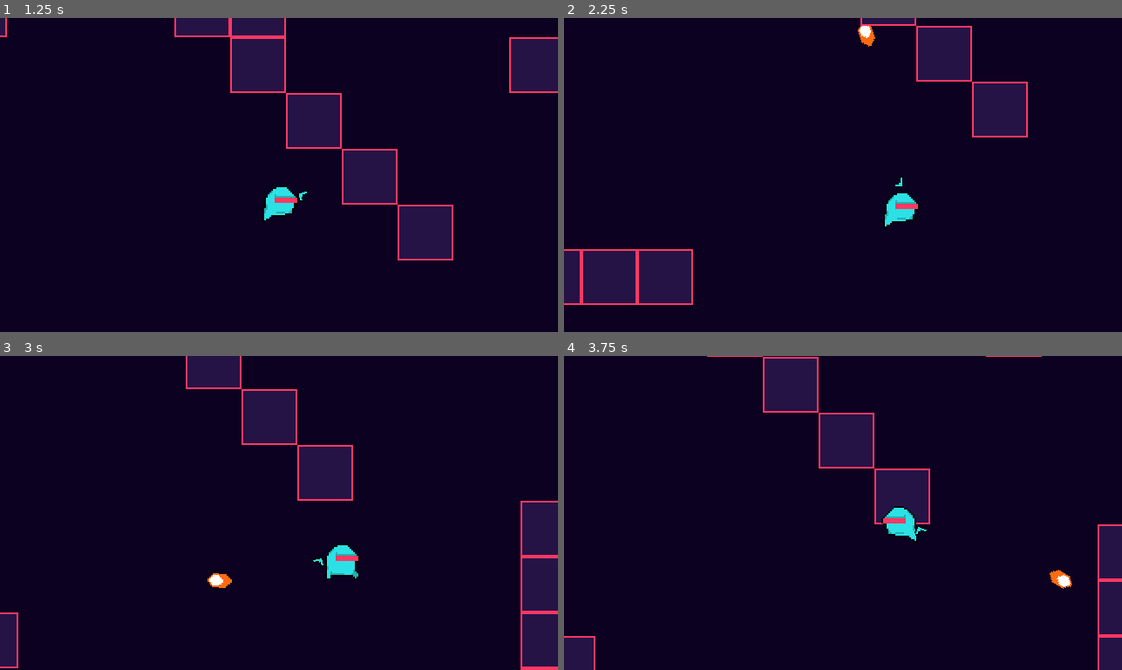
Above: before the commit, frames 1-4 (two rows, left to right).
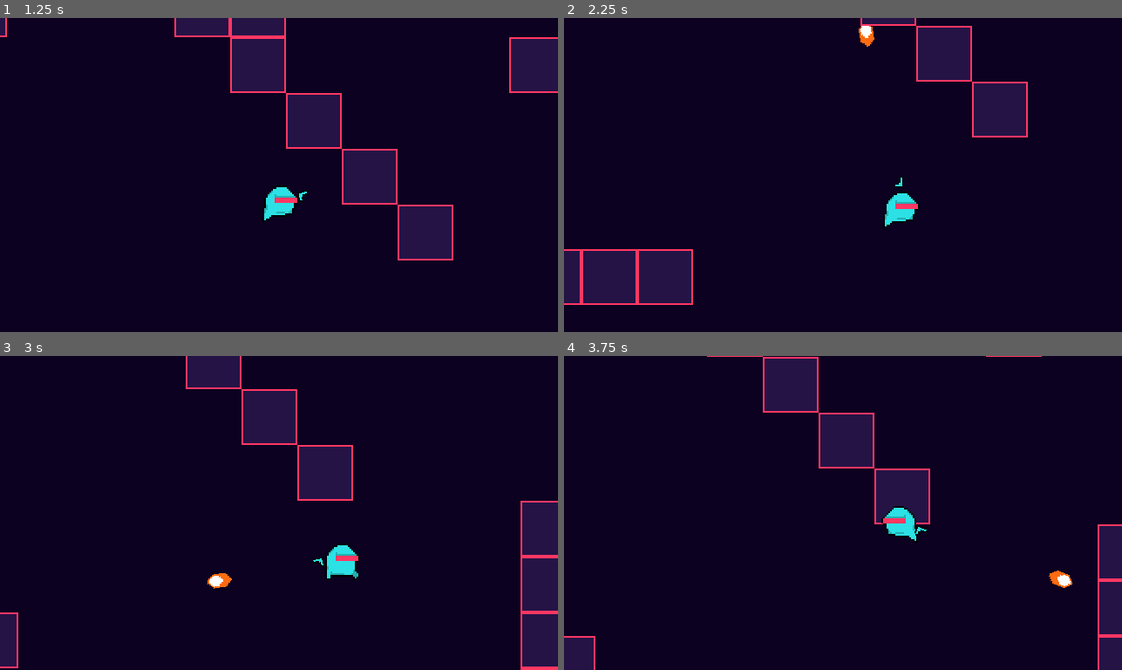
Above: after the commit, the same moments.

Repository: GregCK/RetroGun
Game: Godot game, scene res://World.tscn
Same seed, same stepped clock (60 frames per second), same inputs: the game is played once before the commit and once after it.
Inputs (mouse positions are in pixels of both pictures, inside the frame that each line leads up to):
- Up to frame 1 (1.25 s): move the mouse to (401, 159) at 0.52 s; press the mouse at (401, 159) at 0.53 s; hold D (right) from 0.53 s (still down)
- Up to frame 2 (2.25 s): move the mouse to (731, 190) at 1.27 s; release D (right) at 1.28 s; release the mouse at (731, 190) at 1.28 s; hold S (down) 1.28-2.03 s; click (731, 190) at 1.35 s; move the mouse to (898, 105) at 2.02 s; press the mouse at (898, 105) at 2.03 s; hold D (right) from 2.03 s (still down)
- Up to frame 3 (3 s): move the mouse to (251, 575) at 2.77 s; release D (right) at 2.78 s; release the mouse at (251, 575) at 2.78 s; hold W (up) from 2.78 s (still down); click (251, 575) at 2.85 s
- Up to frame 4 (3.75 s): move the mouse to (1010, 560) at 3.52 s; release W (up) at 3.53 s; press the mouse at (1010, 560) at 3.53 s; hold A (left) from 3.53 s (still down)

Frame 1 is identical in both runs. In frame 2, less than 0.1% of the frame differs, in the area x 52-56%, y 2-10%; in frame 3, less than 0.1%, in the area x 37-42%, y 69-75%; in frame 4, less than 0.1%.

Commit message:
bullet rotates

Diff:
--- a/Player/PlayerBullet.gd
+++ b/Player/PlayerBullet.gd
@@ -1,17 +1,30 @@
 extends KinematicBody2D
 
+onready var sprite = $Sprite
 
+var direction = Vector2.ZERO
 var velocity = Vector2.ZERO
 const speed = 350
 
 
 # Called when the node enters the scene tree for the first time.
 func _ready():
-	look_at(velocity)
+#	var look_vec = to_local(direction)
+#	look_at(look_vec)
+#	look_at(direction)
+#	look_at(velocity)
+#	var angle = Vector2.ZERO.angle_to(direction)
+#	set_rotation_degrees(angle)
+#	sprite.set_rotation_degrees(angle)
+	var rotation = velocity.angle()
+	rotation = rad2deg(rotation)
+	set_rotation_degrees(rotation)
+	pass
 
 
-func init(direction:Vector2):
-	velocity = direction * speed
+func init(new_direction:Vector2):
+	direction = new_direction
+	velocity = new_direction * speed
 
 
 
--- a/Player/Weapon.gd
+++ b/Player/Weapon.gd
@@ -21,3 +21,7 @@
 		direction = direction.normalized()
 
 		weapon.attack(direction)
+
+func _input(event):
+	if event.is_action_pressed("click"):
+		pass
